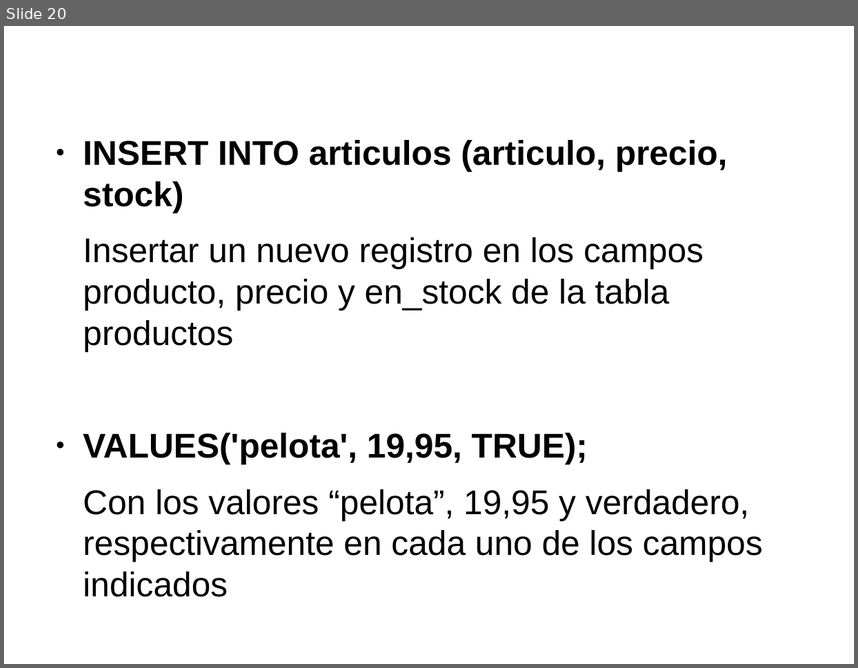
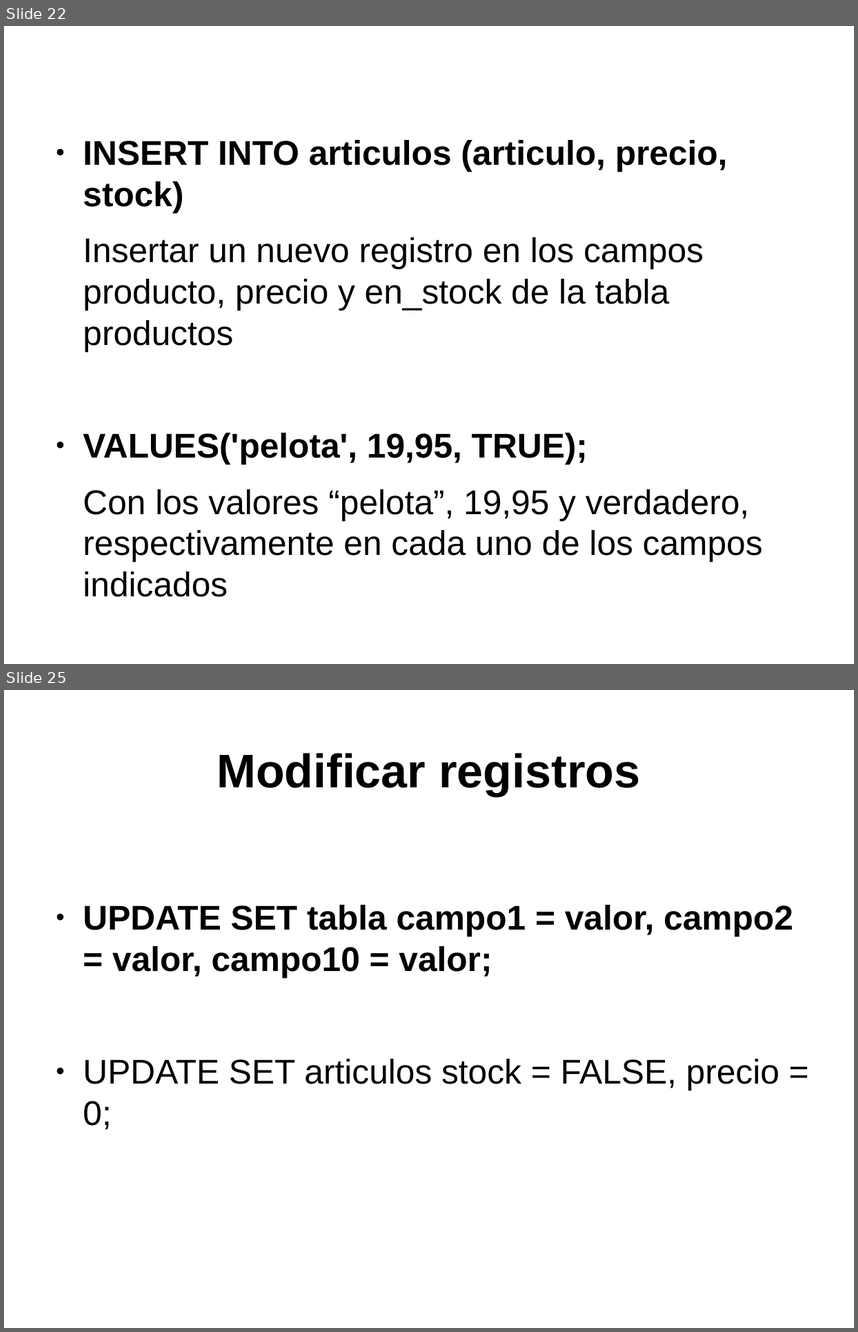
Before and after one commit to psicobyte/CursoPythonAvanzado, a slide deck: BaseDeDatosPython.odp. Shown one above the other, each under a label of ours: slide 20 before the commit, slides 22 and 25 after it; the slides between them are not shown. The pictures are 858x668 and 858x1332 pixels, drawn with LibreOffice and Linux fonts; fonts in the diff are those of the drawing. Boxes give left, top, right and bottom in pixels: in the first picture for what was removed or moved away, otherwise in the second. Text is boxed around its words. In the diff, an @@ line names an element or a change of style, - is before the commit and + after.

```diff
--- a/BaseDeDatosPython.odp
+++ b/BaseDeDatosPython.odp
@@ slide 25 added at [4,690,854,1328], background #FFFFFF @@
@@ title added at [217,753,640,796], 44 pt, text #000000, bold @@
+Modificar registros
@@ text added at [83,905,793,1130], 32 pt, text #000000, bold @@
+● UPDATE SET tabla campo1 = valor, campo2 = valor, campo10 = valor;
+● UPDATE SET articulos stock = FALSE, precio = 0;
@@ what was slide 20 is now slide 22 @@
```
Also in this commit, not shown: 1 slide changed, 4 other slides added, 3 slides removed, 1 other file.
